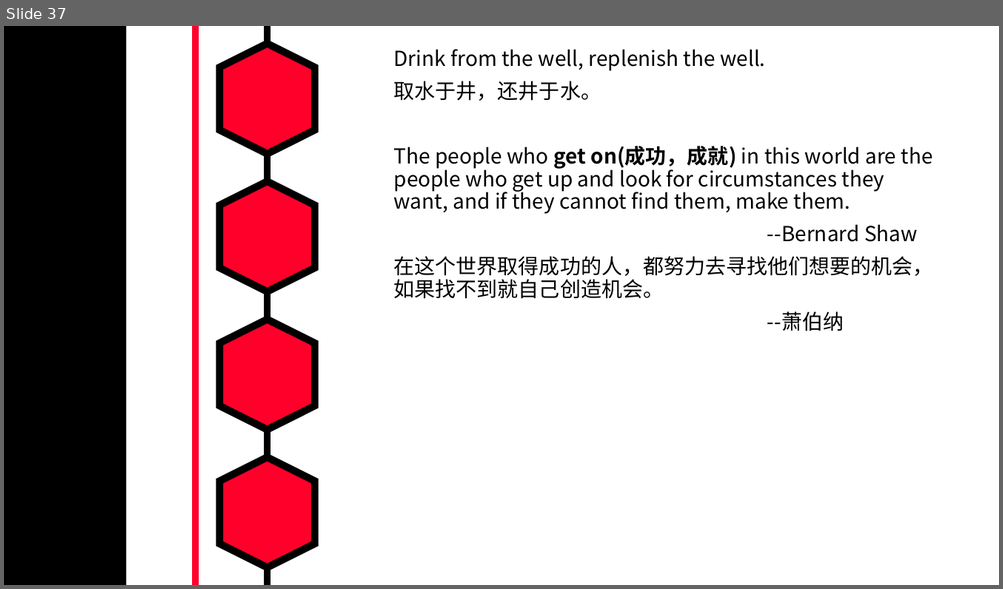
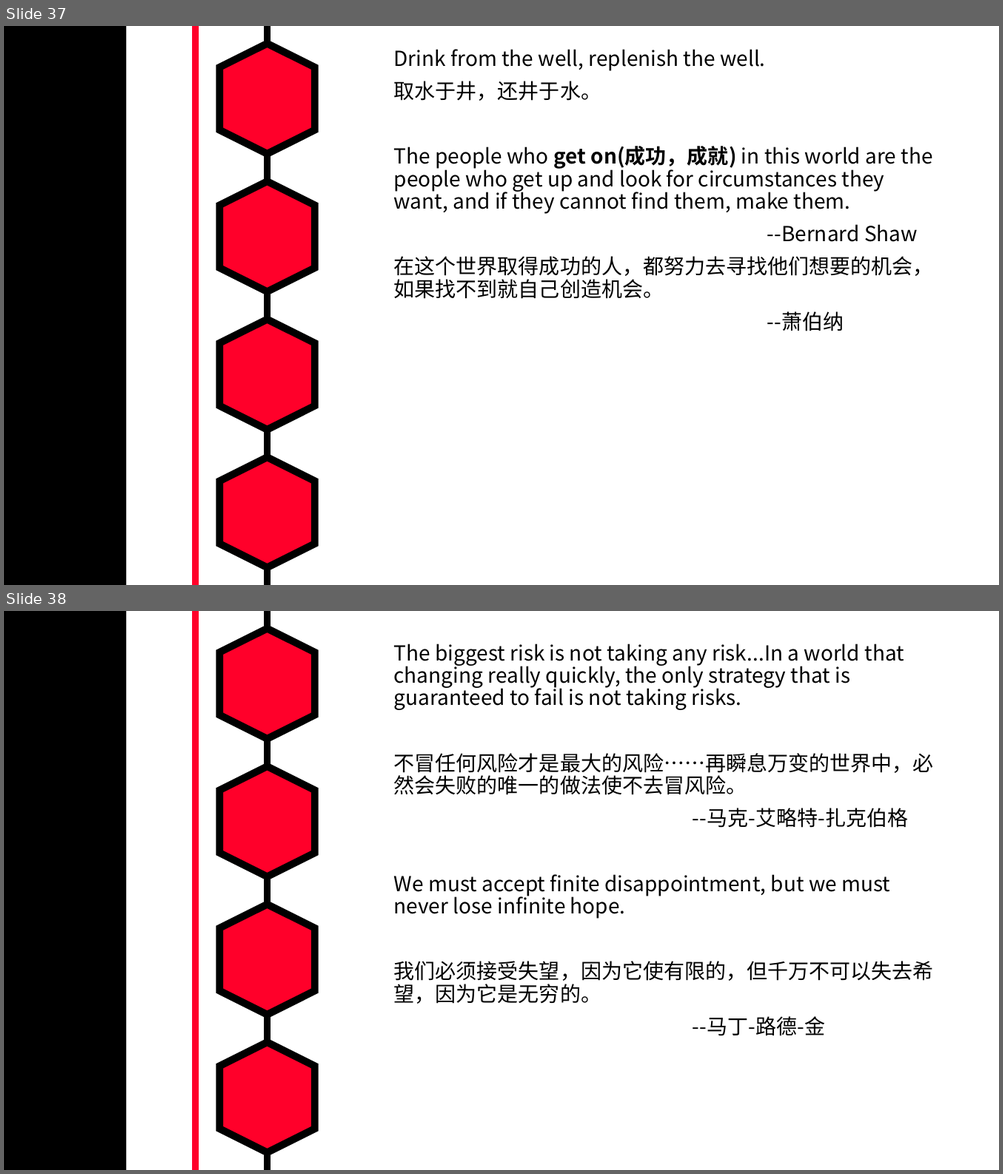
Before and after one commit to MarkShen1992/PPT-template, a slide deck: morning reading/iridescent english sentenses.pptx. Shown one above the other, each under a label of ours: slide 37 before the commit, slides 37 and 38 after it. The pictures are 1003x589 and 1003x1174 pixels, drawn with LibreOffice and Linux fonts; fonts in the diff are those of the drawing. Boxes give left, top, right and bottom in pixels: in the first picture for what was removed or moved away, otherwise in the second. Text is boxed around its words. In the diff, an @@ line names an element or a change of style, - is before the commit and + after.

Commit message:
add two sentences.

```diff
--- a/morning reading/iridescent english sentenses.pptx
+++ b/morning reading/iridescent english sentenses.pptx
@@ slide 38 added at (4, 611, 999, 1170), background #FFFFFF; not listed: 7 template elements that a slide beside it also shows @@
@@ text added at (394, 644, 933, 1037), 20 pt, text #000000 @@
+The biggest risk is not taking any risk...In a world that changing really quickly, the only strategy that is guaranteed to fail is not taking risks.
+不冒任何风险才是最大的风险……再瞬息万变的世界中，必然会失败的唯一的做法使不去冒风险。
+--马克-艾略特-扎克伯格
+We must accept finite disappointment, but we must never lose infinite hope.
+我们必须接受失望，因为它使有限的，但千万不可以失去希望，因为它是无穷的。
+--马丁-路德-金
```
